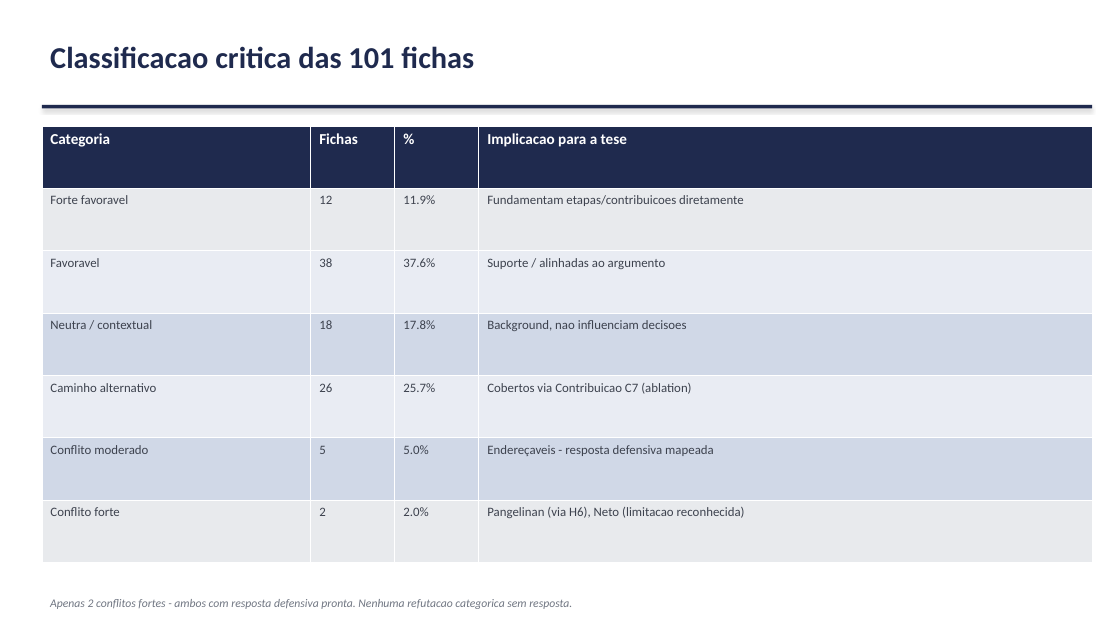
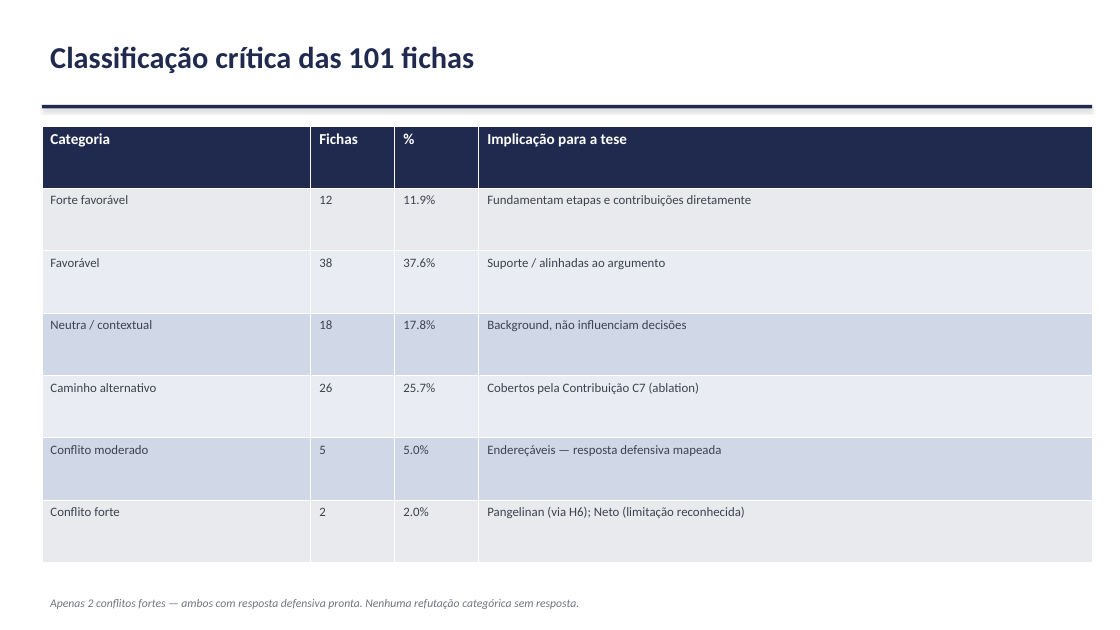
Before and after one commit to marcellozzetti/Facial-Recognition-Models-Mitigating-Bias, a slide deck: slide 9 of docs/ativo/material_reuniao_orientador_2026-06-15.pptx. Drawn at 1120x630 pixels with LibreOffice and Linux fonts; fonts in the diff are those of the drawing. Boxes give left, top, right and bottom in pixels: in the first picture for what was removed or moved away, otherwise in the second. Text is boxed around its words. In the diff, an @@ line names an element or a change of style, - is before the commit and + after.

```diff
--- a/docs/ativo/material_reuniao_orientador_2026-06-15.pptx
+++ b/docs/ativo/material_reuniao_orientador_2026-06-15.pptx
@@ text at bbox=[50, 46, 474, 73]: text changed @@
-Classificacao critica das 101 fichas
+Classificação crítica das 101 fichas
@@ table at bbox=[42, 126, 1092, 563] @@
-row 1, column 4: Implicacao para a tese
+row 1, column 4: Implicação para a tese
-row 2, column 1: Forte favoravel
+row 2, column 1: Forte favorável
-row 2, column 4: Fundamentam etapas/contribuicoes diretamente
+row 2, column 4: Fundamentam etapas e contribuições diretamente
-row 3, column 1: Favoravel
+row 3, column 1: Favorável
-row 4, column 4: Background, nao influenciam decisoes
+row 4, column 4: Background, não influenciam decisões
-row 5, column 4: Cobertos via Contribuicao C7 (ablation)
+row 5, column 4: Cobertos pela Contribuição C7 (ablation)
-row 6, column 4: Endereçaveis - resposta defensiva mapeada
+row 6, column 4: Endereçáveis — resposta defensiva mapeada
-row 7, column 4: Pangelinan (via H6), Neto (limitacao reconhecida)
+row 7, column 4: Pangelinan (via H6); Neto (limitação reconhecida)
@@ text at bbox=[50, 599, 579, 609]: text changed @@
-Apenas 2 conflitos fortes - ambos com resposta defensiva pronta. Nenhuma refutacao categorica sem resposta.
+Apenas 2 conflitos fortes — ambos com resposta defensiva pronta. Nenhuma refutação categórica sem resposta.
```
Also in this commit, not shown: 21 other slides changed, 1 slide added, 2 slides removed, 1 other file.
